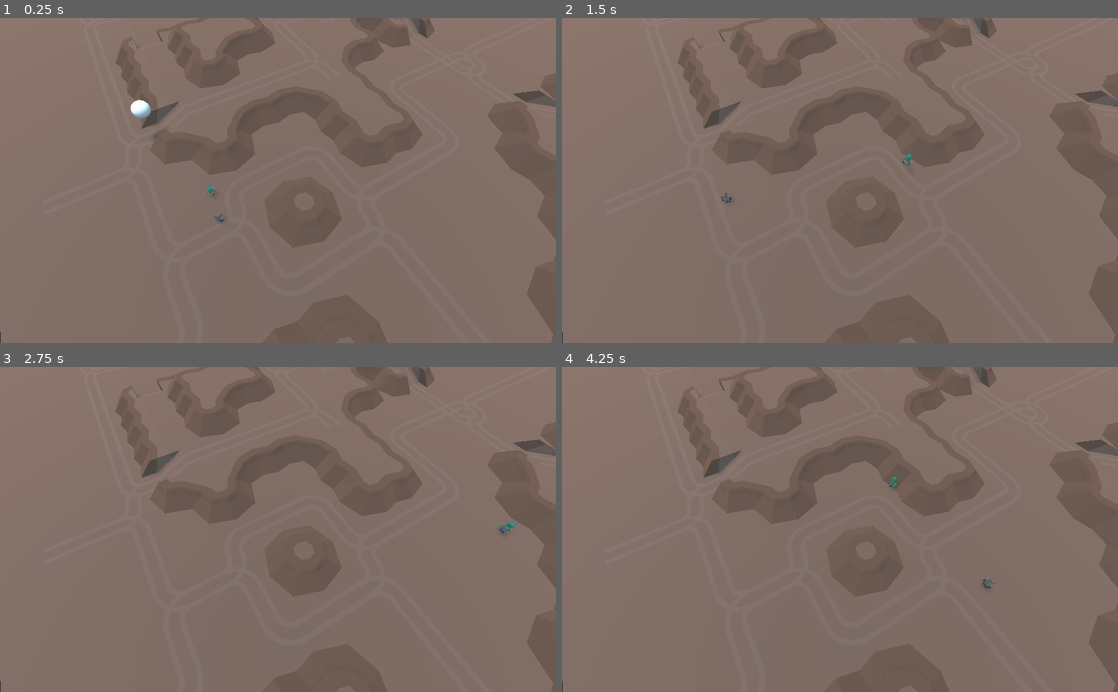
Above: before the commit, frames 1-4 (two rows, left to right).
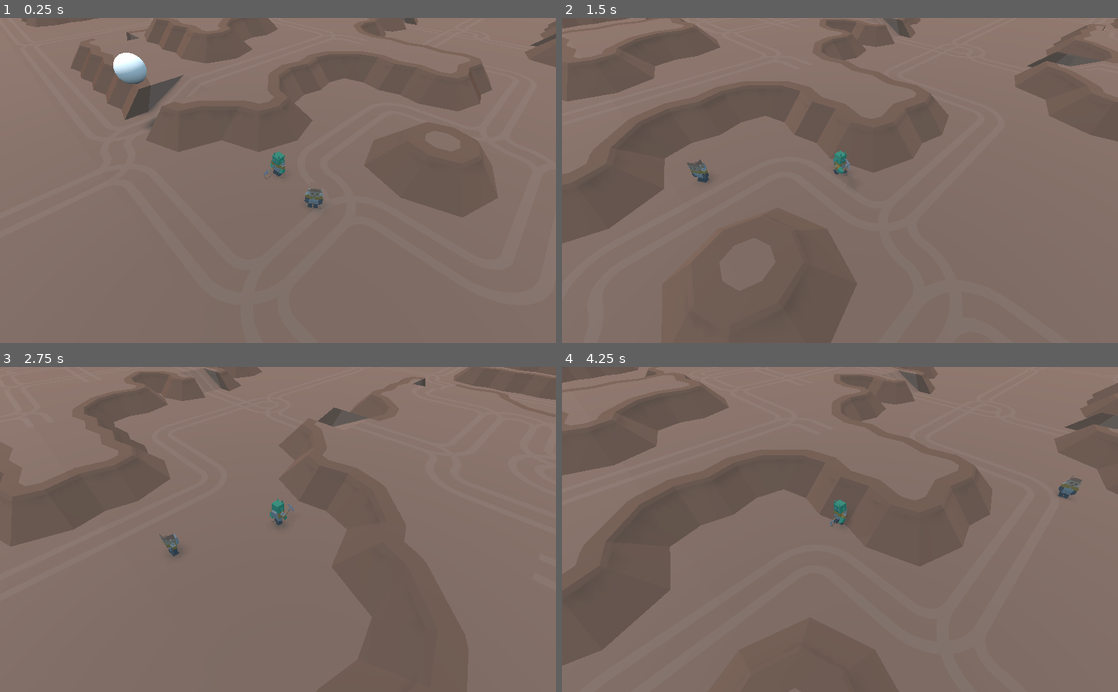
Above: after the commit, the same moments.

Repository: GameDrivenDesign/crusaders-guide-to-die-ning
Game: Godot game, scene res://game/game.tscn
Same seed, same stepped clock (60 frames per second), same inputs: the game is played once before the commit and once after it.
Inputs (mouse positions are in pixels of both pictures, inside the frame that each line leads up to):
- Up to frame 1 (0.25 s): no input
- Up to frame 2 (1.5 s): tap Enter (ui_accept) at 0.5, 0.77 s; move the mouse to (962, 164) at 0.52 s; hold Right (ui_right) 0.53-1.28 s; click (962, 164) at 0.6 s; move the mouse to (728, 196) at 1.27 s; hold Down (ui_down) from 1.28 s (still down); click (728, 196) at 1.35 s
- Up to frame 3 (2.75 s): tap Enter (ui_accept) at 1.52 s; move the mouse to (333, 458) at 2.02 s; release Down (ui_down) at 2.03 s; hold Right (ui_right) from 2.03 s (still down); click (333, 458) at 2.1 s
- Up to frame 4 (4.25 s): move the mouse to (812, 594) at 2.77 s; release Right (ui_right) at 2.78 s; hold Up (ui_up) 2.78-3.53 s; click (812, 594) at 2.85 s; tap Enter (ui_accept) at 3.02, 3.77 s; move the mouse to (1006, 578) at 3.52 s; hold Left (ui_left) from 3.53 s (still down); click (1006, 578) at 3.6 s

The runs differ from the first frame. In frame 1, 14% of the frame differs, in the area x 0-100%, y 0-100%; in frame 2, 21%; in frame 3, 15%; in frame 4, 22%.
Error in both runs: Assertion failed. (res://addons/multiplayer/NetworkGame.gd:84)

Commit message:
add camera movement

Diff:
--- a/alien/alien.gd
+++ b/alien/alien.gd
@@ -1,5 +1,7 @@
 extends KinematicBody
 export var speed = 5
+
+var old_position = Vector3(0,0,0)
 
 # Called when the node enters the scene tree for the first time.
 func _ready():
@@ -27,5 +29,13 @@
 	else:
 		$AnimationPlayer.play("Idle")
 
+	# camera movement
+	var camera = get_viewport().get_camera()
+	var pos_delta = self.translation - old_position
+
+	old_position = self.translation
+
+	camera.translation += pos_delta
+
 
 #void play(name: String = "", custom_blend: float = -1, custom_speed: float = 1.0, from_end: bool = false)
--- a/game/game.tscn
+++ b/game/game.tscn
@@ -39,7 +39,7 @@
 shadow_contact = 0.05
 
 [node name="Camera" type="Camera" parent="game"]
-transform = Transform( -0.5, 0.75, -0.433013, 0, 0.5, 0.866025, 0.866026, 0.433013, -0.25, -4.90293, 5.99114, 1.15056 )
+transform = Transform( -0.707107, 0.5, -0.5, 0, 0.707107, 0.707107, 0.707107, 0.5, -0.5, -2, 2.65779, -2 )
 current = true
 fov = 67.7
 
